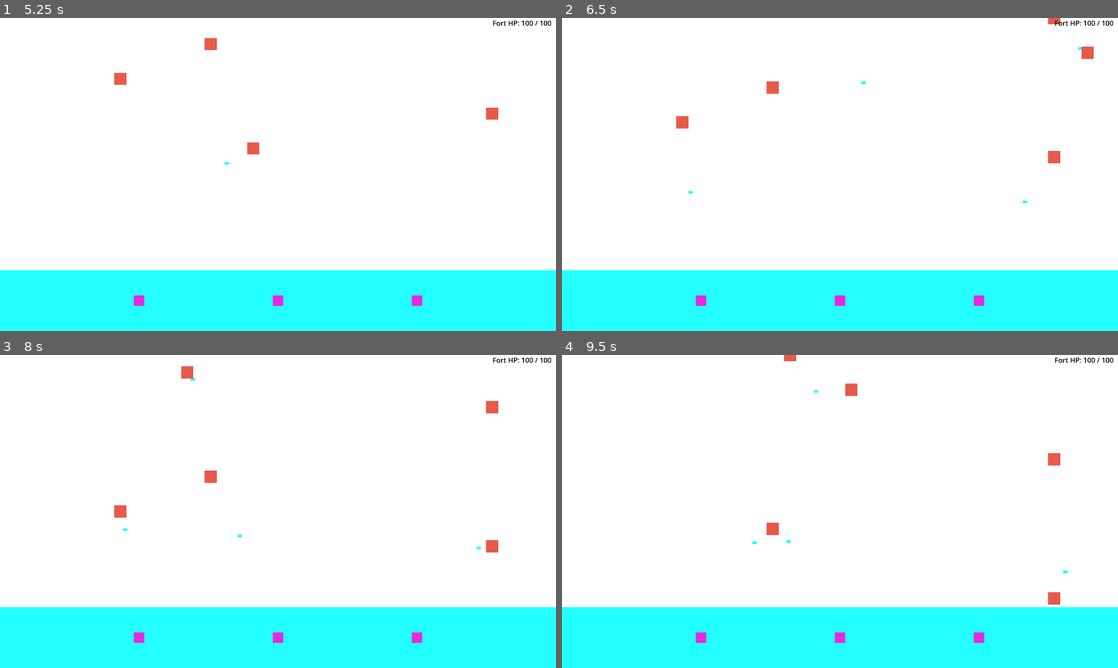
Above: before the commit, frames 1-4 (two rows, left to right).
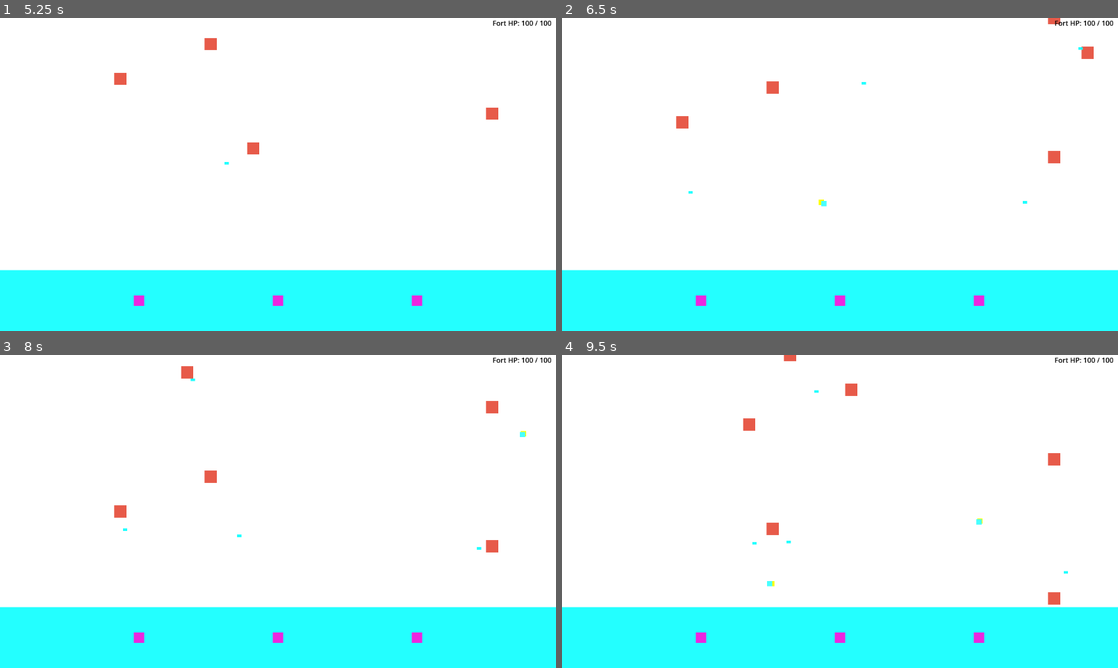
Above: after the commit, the same moments.

Repository: Darksollar/fort-defender
Game: Godot game, scene res://Main.tscn
Two runs of this game, one before a commit and one after it. Both use one fixed random seed, a clock stepped at 60 frames per second and the inputs below.
Inputs (mouse positions are in pixels of both pictures, inside the frame that each line leads up to):
- Up to frame 1 (5.25 s): tap Enter at 0.5 s; move the mouse to (400, 158) at 0.52 s; click (400, 158) at 0.6 s; tap Space at 1.25 s; move the mouse to (166, 190) at 1.27 s; click (166, 190) at 1.35 s; move the mouse to (333, 105) at 2.02 s; click (333, 105) at 2.1 s; move the mouse to (250, 237) at 2.77 s; click (250, 237) at 2.85 s; move the mouse to (444, 221) at 3.52 s; click (444, 221) at 3.6 s; move the mouse to (111, 127) at 4.27 s; click (111, 127) at 4.35 s; move the mouse to (305, 174) at 5.02 s; click (305, 174) at 5.1 s
- Up to frame 2 (6.5 s): move the mouse to (756, 96) at 5.77 s; click (756, 96) at 5.85 s
- Up to frame 3 (8 s): move the mouse to (400, 495) at 6.52 s; click (400, 495) at 6.6 s; move the mouse to (166, 527) at 7.27 s; click (166, 527) at 7.35 s
- Up to frame 4 (9.5 s): move the mouse to (895, 442) at 8.02 s; click (895, 442) at 8.1 s; move the mouse to (812, 574) at 8.77 s; click (812, 574) at 8.85 s

Frame 1 is identical in both runs. In frame 2, less than 0.1% of the frame differs, in the area x 46-94%, y 9-61%; in frame 3, less than 0.1%; in frame 4, 0.2%, in the area x 32-91%, y 11-74%.

Commit message:
Fixed pickups not spawning

Diff:
--- a/Main.tscn
+++ b/Main.tscn
@@ -4,9 +4,11 @@
 [ext_resource type="Script" uid="uid://gjdo631p80eo" path="res://enemy_spawner.gd" id="1_glv2v"]
 [ext_resource type="PackedScene" uid="uid://bedya5m1x2cax" path="res://Enemy.tscn" id="2_uu6xs"]
 [ext_resource type="PackedScene" uid="uid://booupkocg6n7r" path="res://Archer.tscn" id="3_cm0pq"]
+[ext_resource type="PackedScene" uid="uid://7lfkcky41cnk" path="res://CoinPickup.tscn" id="4_03owx"]
 [ext_resource type="PackedScene" uid="uid://dwfr8d2vxxvpk" path="res://Arrow.tscn" id="4_fos0i"]
 [ext_resource type="Script" uid="uid://geeqneh82lo7" path="res://cursor_attack.gd" id="4_lgr22"]
 [ext_resource type="Script" uid="uid://s0fy8pp6hje5" path="res://fort_zone.gd" id="5_fos0i"]
+[ext_resource type="PackedScene" uid="uid://dy1hfv5kmpbu" path="res://Crystal_Pickup.tscn" id="5_wkp8b"]
 
 [node name="MainNode2D" type="Node2D" unique_id=197141693]
 script = ExtResource("1_3dxm6")
@@ -37,10 +39,13 @@
 
 [node name="Pickups" type="Node2D" parent="WorldNode2D" unique_id=1798687011]
 
-[node name="EnemySpawner" type="Node" parent="WorldNode2D" unique_id=649830398 node_paths=PackedStringArray("enemies_container", "fort_zone")]
+[node name="EnemySpawner" type="Node" parent="WorldNode2D" unique_id=649830398 node_paths=PackedStringArray("enemies_container", "pickups_container", "fort_zone")]
 script = ExtResource("1_glv2v")
 enemy_scene = ExtResource("2_uu6xs")
-enemies_container = NodePath("..")
+coin_scene = ExtResource("4_03owx")
+crystal_scene = ExtResource("5_wkp8b")
+enemies_container = NodePath("../Enemies")
+pickups_container = NodePath("../Pickups")
 fort_zone = NodePath("../FortZone")
 
 [node name="Timer" type="Timer" parent="WorldNode2D/EnemySpawner" unique_id=522698906]
--- a/enemy_spawner.gd
+++ b/enemy_spawner.gd
@@ -1,11 +1,15 @@
 extends Node
 
 @export var enemy_scene: PackedScene
+@export var coin_scene: PackedScene
+@export var crystal_scene: PackedScene
 @export var enemies_container: Node2D
+@export var pickups_container: Node2D
 @export var fort_zone: Node
 @export var spawn_y: float = -40.0
 @export var min_x: float = 60.0
 @export var max_x: float = 1220.0
+@export var pickup_target_position: Vector2 = Vector2(640, 650)
 
 @onready var timer: Timer = $Timer
 
@@ -17,4 +21,18 @@
 	var enemy = enemy_scene.instantiate()
 	enemy.position = Vector2(randf_range(min_x, max_x), spawn_y)
 	enemy.fort_zone = fort_zone
+	enemy.died.connect(_on_enemy_died)
 	enemies_container.add_child(enemy)
+
+func _on_enemy_died(drop_position: Vector2) -> void:
+	if coin_scene != null:
+		var coin = coin_scene.instantiate()
+		coin.global_position = drop_position + Vector2(randf_range(-8, 8), randf_range(-8, 8))
+		coin.target_position = pickup_target_position
+		pickups_container.add_child(coin)
+
+	if crystal_scene != null:
+		var crystal = crystal_scene.instantiate()
+		crystal.global_position = drop_position + Vector2(randf_range(-8, 8), randf_range(-8, 8))
+		crystal.target_position = pickup_target_position
+		pickups_container.add_child(crystal)
